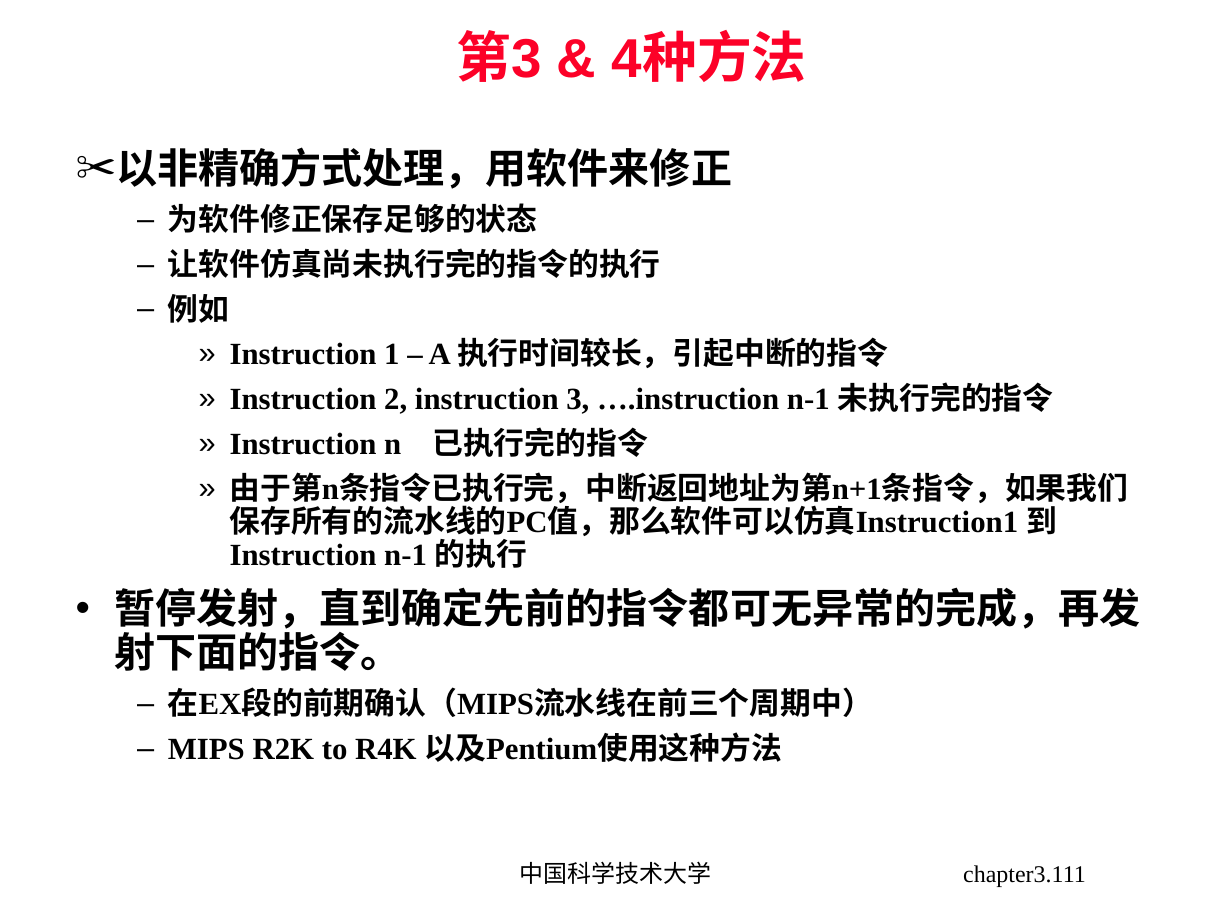
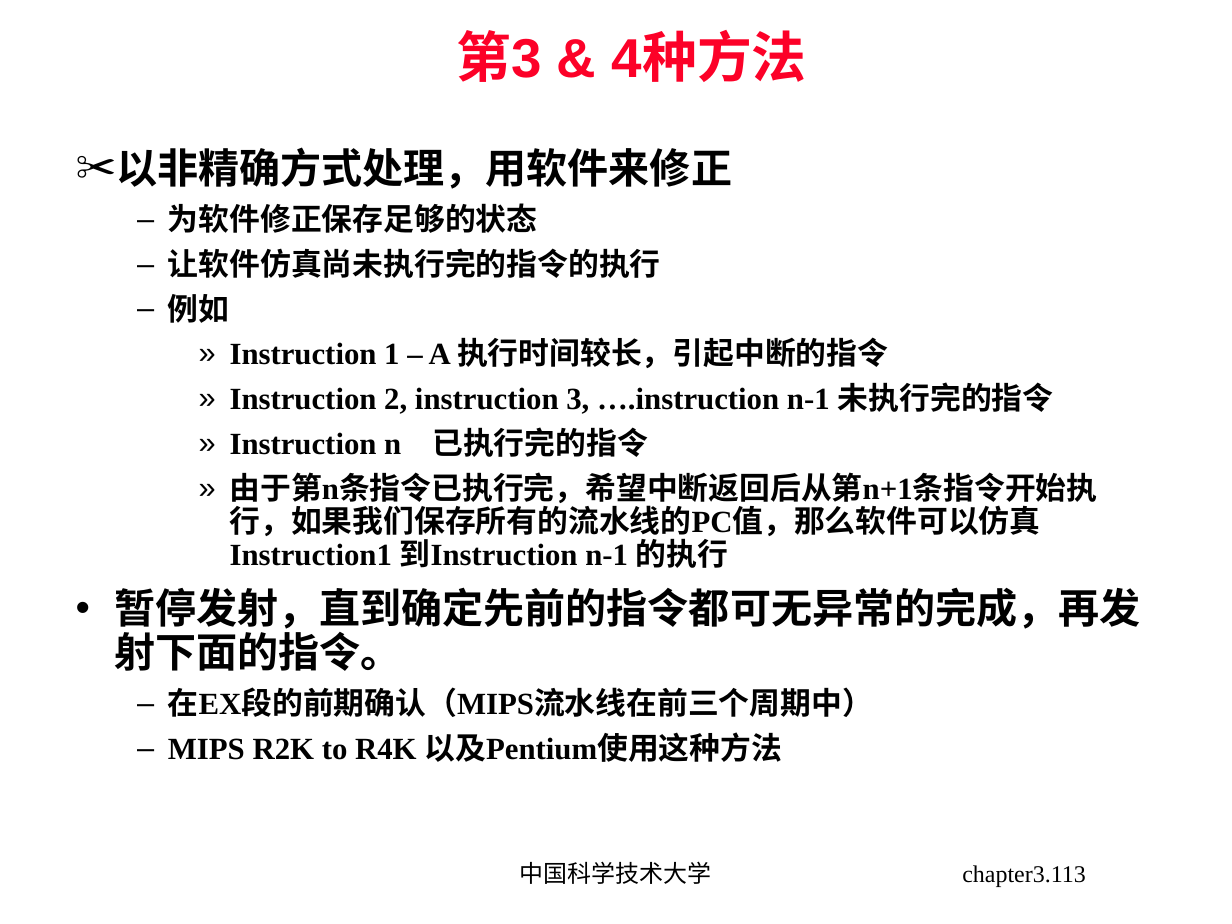
Before and after one commit to blindFS/ca2015, a slide deck: slide 113 of handouts/chapter03.ppt (slide 111 before the commit). Drawn at 1232x924 pixels with LibreOffice and Linux fonts; fonts in the diff are those of the drawing. Boxes give left, top, right and bottom in pixels: in the first picture for what was removed or moved away, otherwise in the second. Text is boxed around its words. In the diff, an @@ line names an element or a change of style, - is before the commit and + after.

```diff
--- a/handouts/chapter03.ppt
+++ b/handouts/chapter03.ppt
@@ text at (230,472,1098,568): text changed @@
-    » 由于第n条指令已执行完，中断返回地址为第n+1条指令，如果我们保存所有的流水线的PC值，那么软件可以仿真Instruction1 到Instruction n-1 的执行
+    » 由于第n条指令已执行完，希望中断返回后从第n+1条指令开始执行，如果我们保存所有的流水线的PC值，那么软件可以仿真Instruction1 到Instruction n-1 的执行
@@ page number at (962,865,1086,887): text changed @@
-chapter3.111
+chapter3.113
```
Also in this commit, not shown: 56 other slides changed, 8 slides added, 4 slides removed.
